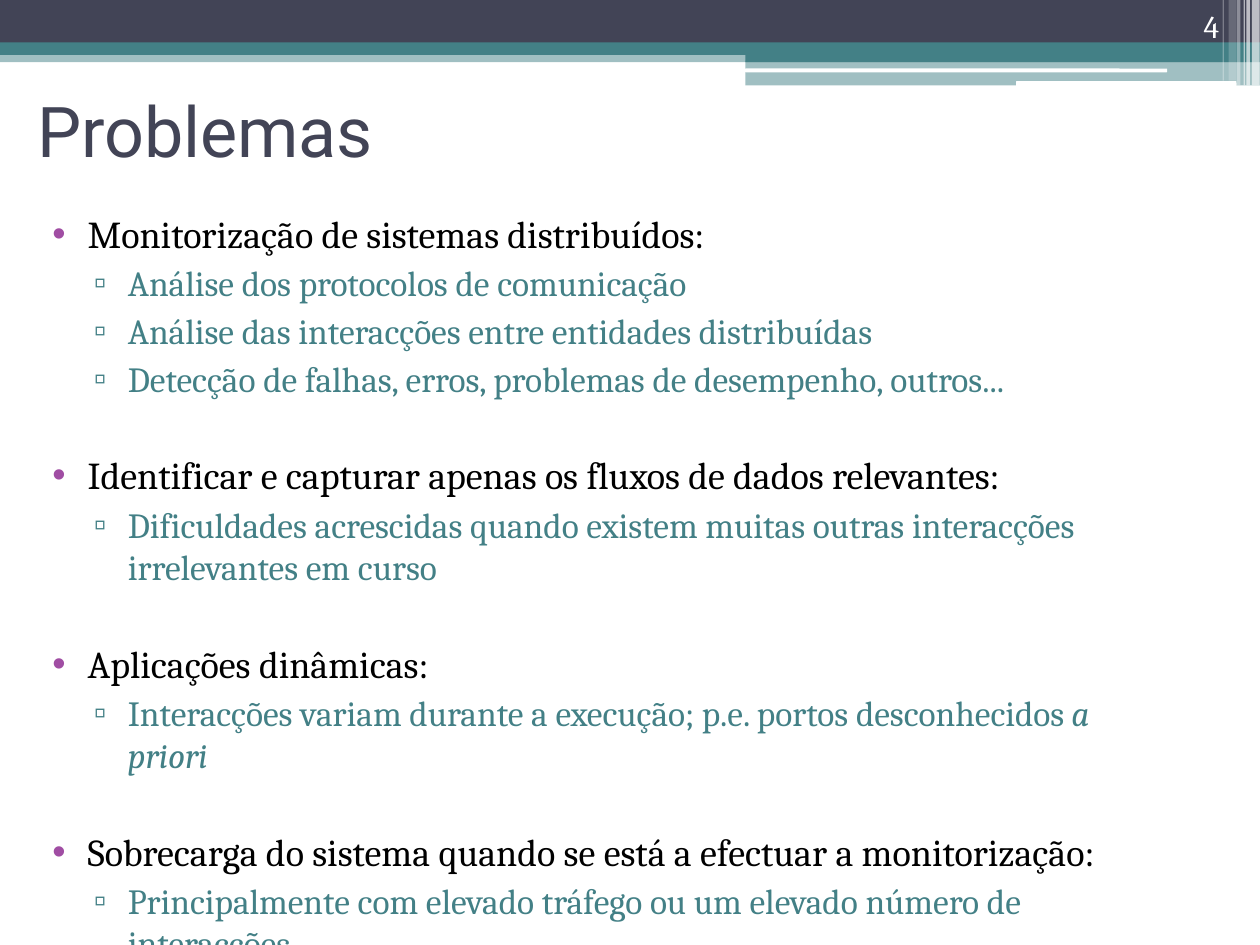
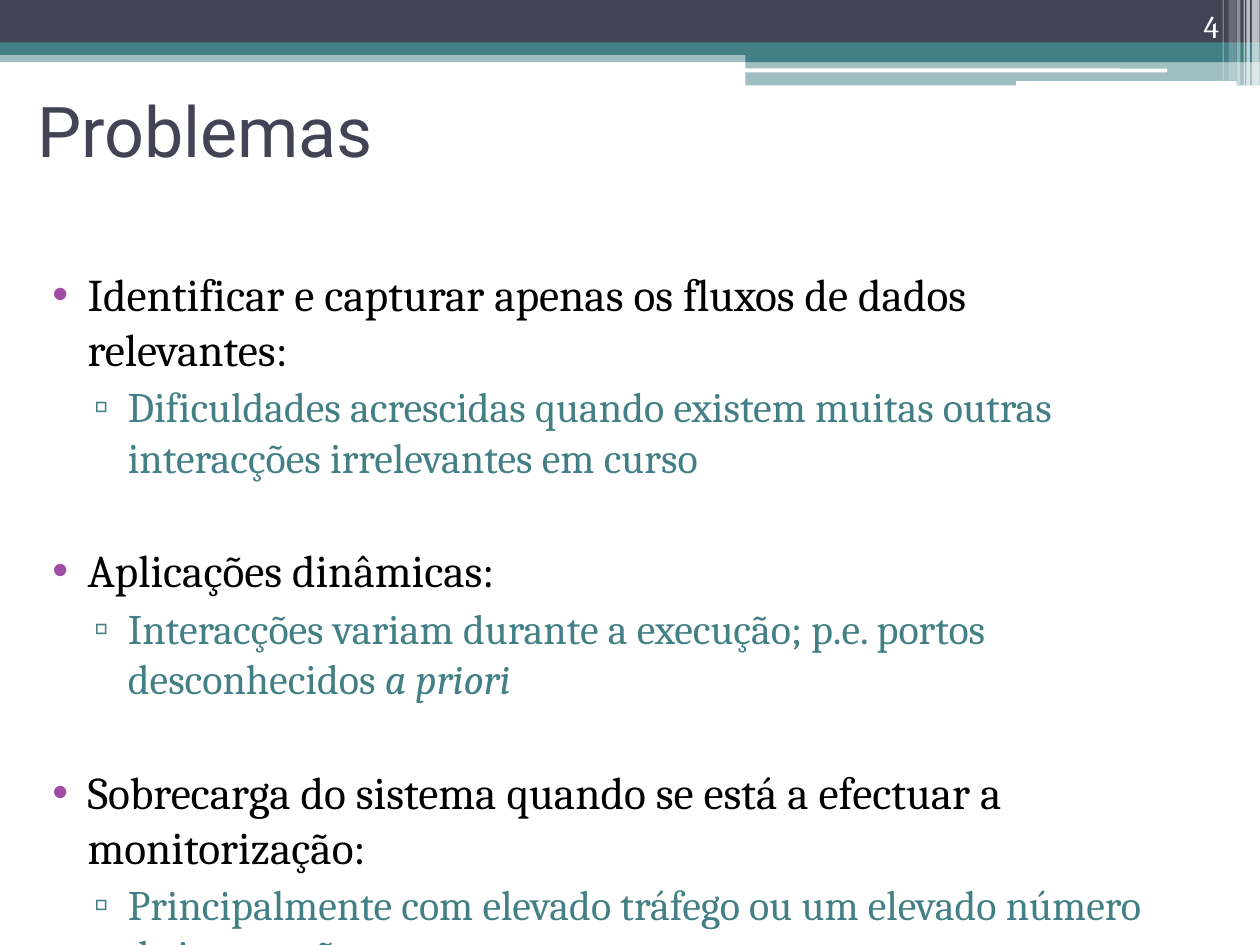
Before and after one commit to nunogmartins/cap_dissertation, a slide deck: slide 4 of doc/apresentacao_dissertacao.pptx. Drawn at 1260x945 pixels with LibreOffice and Linux fonts; fonts in the diff are those of the drawing. Boxes give left, top, right and bottom in pixels: in the first picture for what was removed or moved away, otherwise in the second. Text is boxed around its words. In the diff, an @@ line names an element or a change of style, - is before the commit and + after.

Commit message:
outras alteracoes

```diff
--- a/doc/apresentacao_dissertacao.pptx
+++ b/doc/apresentacao_dissertacao.pptx
@@ text "Identificar e capturar apenas os ..." at box(88, 279, 1141, 929): size 21.7 to 25.9 pt in "Identificar e capturar apenas os fluxos de ...", "Aplicações dinâmicas:", "Sobrecarga do sistema quando se está a ..."; size 20.1 to 24.1 pt in "Dificuldades acrescidas quando existem muitas outras interac ...", "Interacções variam durante a execução; p.e. portos ...", "Principalmente com elevado tráfego ou um elevado ..." @@
@@ text at box(88, 221, 1004, 400): paragraphs removed @@
-• Monitorização de sistemas distribuídos:
-  ▫ Análise dos protocolos de comunicação
-  ▫ Análise das interacções entre entidades distribuídas
-  ▫ Detecção de falhas, erros, problemas de desempenho, outros...
```
Also in this commit, not shown: 4 other slides changed.
